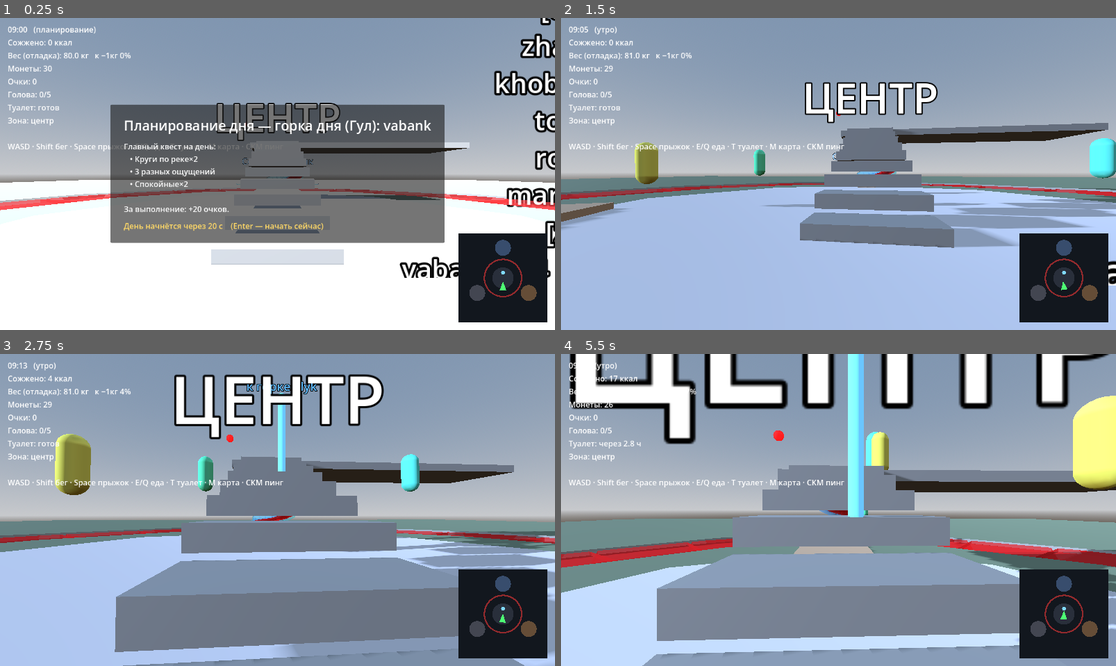
Above: before the commit, frames 1-4 (two rows, left to right).
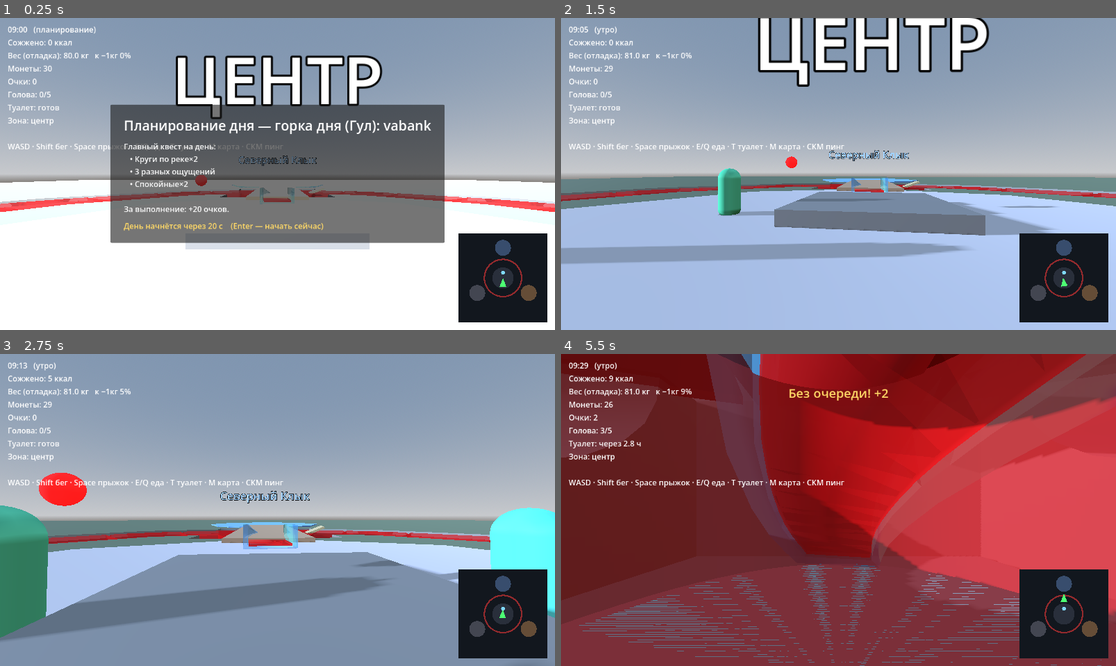
Above: after the commit, the same moments.

Repository: evangelipeep/Red-Wave
Game: Godot game, scene res://world/ParkGreybox.tscn
Two runs of this game, one before a commit and one after it. Both use one fixed random seed, a clock stepped at 60 frames per second and the inputs below. The project has no main scene, so this scene is started directly.
Inputs (mouse positions are in pixels of both pictures, inside the frame that each line leads up to):
- Up to frame 1 (0.25 s): no input
- Up to frame 2 (1.5 s): tap Enter (ui_accept) at 0.5 s; drag from (1066, 276) to (894, 105) at 0.52 s; move the mouse to (810, 174) at 1.27 s; hold W (move_forward) from 1.28 s (still down); tap E (eat_snack) at 1.35 s
- Up to frame 3 (2.75 s): keep holding W (move_forward); tap Space (jump) at 1.52 s; move the mouse to (288, 503) at 2.02 s; hold Middle mouse button (ping) from 2.03 s (still down)
- Up to frame 4 (5.5 s): keep holding W (move_forward); move the mouse to (832, 516) at 2.77 s; release Middle mouse button (ping) at 2.78 s; tap Shift (sprint) at 2.85 s; click (832, 516) at 2.92 s; tap Space (jump) at 3.02, 3.77, 4.52 s; move the mouse to (877, 513) at 3.52 s; hold T (toilet) 3.53-4.28 s; move the mouse to (794, 506) at 4.27 s; tap Q (eat_meal) at 4.35 s; move the mouse to (844, 510) at 5.02 s; hold E (eat_snack) from 5.03 s (still down); click (844, 510) at 5.17 s

The runs differ from the first frame. In frame 1, 12% of the frame differs, in the area x 0-100%, y 0-88%; in frame 2, 24%; in frame 3, 39%; in frame 4, 94%, in the area x 0-100%, y 0-100%.

Commit message:
fix(npc): наземный старт горки + NPC с коллизией + самокопающаяся яма
- горка стартует с земли и уходит в яму-бассейн (нет лестницы/телепорта, спуск совпадает с посадкой)
- NPC теперь CharacterBody3D с коллизией — не проходят сквозь игрока/объекты
- очередь на земле, игрок физически участвует; едут строго по «свободно»
- горка сама копает яму под бассейн в общем полу (группа ground)
- боковая лесенка-вылаз, выход из бассейна сбоку

Co-Authored-By: Claude Opus 4.8 <noreply@anthropic.com>

Diff:
--- a/systems/npc/NPCAgent.gd
+++ b/systems/npc/NPCAgent.gd
@@ -1,26 +1,35 @@
-extends Node3D
+extends CharacterBody3D
 class_name NPCAgent
-## Лёгкий NPC без физики: капсула, что двигается лёрпом по ключевым точкам.
-## Цикл жизни: дойти до очереди → стоять в очереди → съехать (двигает SlideRail)
-## → всплыть в бассейне → вылезти по лестнице → побродить → снова в очередь.
+## NPC с коллизией (не призрак): ходит по земле через move_and_slide, упирается в
+## игрока и друг друга. Цикл: дойти до очереди → стоять → (горка ведёт вниз) →
+## вылезти сбоку по лесенке → бродить → снова в очередь. Во время спуска/вылезания
+## коллизия выключена (едет по сплайну).
 
-enum St { GO_QUEUE, IN_QUEUE, RIDING, IN_POOL, CLIMB, WANDER }
+enum St { GO_QUEUE, IN_QUEUE, RIDING, EXIT, WANDER }
 
 @export var speed: float = 3.5
 
 var slide: SlideRail = null
 var state: int = St.WANDER
-var ride_t: float = 0.0          # прогресс спуска (двигает SlideRail)
-
-var _target: Vector3
+var ride_t: float = 0.0
+var _target: Vector3 = Vector3.ZERO
 var _wander_timer: float = 0.0
+var _grav: float = ProjectSettings.get_setting("physics/3d/default_gravity", 18.0)
+var _col: CollisionShape3D
 
 func _ready() -> void:
-	var mesh := MeshInstance3D.new()
-	var cap := CapsuleMesh.new()
+	var cap := CapsuleShape3D.new()
 	cap.radius = 0.35
 	cap.height = 1.7
-	mesh.mesh = cap
+	_col = CollisionShape3D.new()
+	_col.shape = cap
+	_col.position = Vector3(0, 0.9, 0)
+	add_child(_col)
+	var mesh := MeshInstance3D.new()
+	var cm := CapsuleMesh.new()
+	cm.radius = 0.35
+	cm.height = 1.7
+	mesh.mesh = cm
 	var mat := StandardMaterial3D.new()
 	mat.albedo_color = Color.from_hsv(randf(), 0.55, 0.9)
 	mesh.material_override = mat
@@ -29,43 +38,42 @@
 
 func setup(s: SlideRail) -> void:
 	slide = s
-	global_position = Vector3(randf_range(-15.0, 15.0), 0.2, randf_range(-4.0, 16.0))
+	global_position = Vector3(randf_range(-12.0, 12.0), 1.0, randf_range(-2.0, 14.0))
 	_go_queue()
 
 func _physics_process(delta: float) -> void:
 	if slide == null:
 		return
 	match state:
+		St.RIDING, St.EXIT:
+			return   # позицию задаёт SlideRail (коллизия выключена)
 		St.GO_QUEUE:
-			_move(delta)
-			if _arrived():
+			_step(slide.queue_back_position(), delta)
+			if _near(slide.queue_back_position()):
 				slide.join_queue(self)
 				state = St.IN_QUEUE
 		St.IN_QUEUE:
-			_target = slide.slot_position(slide.queue_index(self))
-			_move(delta)
-		St.RIDING:
-			pass   # позицию задаёт SlideRail
-		St.IN_POOL:
-			_move(delta)
-			if _arrived():
-				state = St.CLIMB
-				_target = slide.ladder_top()
-		St.CLIMB:
-			_move(delta)
-			if _arrived():
-				_wander()
+			_step(slide.slot_position(slide.queue_index(self)), delta)
 		St.WANDER:
-			_move(delta)
+			_step(_target, delta)
 			_wander_timer -= delta
-			if _arrived() or _wander_timer <= 0.0:
+			if _near(_target) or _wander_timer <= 0.0:
 				_go_queue()
 
-func _move(delta: float) -> void:
-	global_position = global_position.move_toward(_target, speed * delta)
+func _step(target: Vector3, delta: float) -> void:
+	var flat := Vector3(target.x - global_position.x, 0.0, target.z - global_position.z)
+	if flat.length() > 0.5:
+		var dir := flat.normalized()
+		velocity.x = dir.x * speed
+		velocity.z = dir.z * speed
+	else:
+		velocity.x = move_toward(velocity.x, 0.0, speed)
+		velocity.z = move_toward(velocity.z, 0.0, speed)
+	velocity.y = (velocity.y - _grav * delta) if not is_on_floor() else 0.0
+	move_and_slide()
 
-func _arrived() -> bool:
-	return global_position.distance_to(_target) < 0.6
+func _near(target: Vector3) -> bool:
+	return Vector2(target.x - global_position.x, target.z - global_position.z).length() < 0.85
 
 func _go_queue() -> void:
 	state = St.GO_QUEUE
@@ -76,12 +84,16 @@
 	_wander_timer = randf_range(3.0, 7.0)
 	_target = slide.wander_point()
 
-# --- Вызывает SlideRail. ---
+# --- Управляется SlideRail. ---
 func begin_ride() -> void:
 	state = St.RIDING
 	ride_t = 0.0
+	_col.disabled = true
 
-func reached_pool(pos: Vector3) -> void:
-	global_position = pos
-	state = St.IN_POOL
-	_target = slide.ladder_base()
+func begin_exit() -> void:
+	state = St.EXIT
+	ride_t = 0.0
+
+func end_cycle() -> void:
+	_col.disabled = false
+	_wander()
--- a/systems/slide/SlideRail.gd
+++ b/systems/slide/SlideRail.gd
@@ -1,9 +1,10 @@
 extends Node3D
 class_name SlideRail
-## Горка с ЖИВОЙ очередью. Слот «занят» весь цикл ездока: следующий стартует только
-## когда предыдущий скатился И вылез из бассейна (NPC доходит до WANDER, игрок выплыл).
-## Игрок учитывается честно: при входе в очередь запоминаем, сколько NPC впереди;
-## новые NPC встают позади. Светофор: зелёный = твоя очередь. NPC выходят сбоку.
+## Горка с НАЗЕМНЫМ стартом: посадка на земле → спуск по сплайну вниз в бассейн-яму.
+## Никакой лестницы наверх — нет телепорта, спуск совпадает с местом посадки.
+## Очередь на земле: NPC (с коллизией) и игрок стоят в линию; кто впереди и слот
+## свободен — тот едет. Слот занят весь цикл (пока предыдущий не вылез из бассейна).
+## Яму под бассейн горка копает сама в общем полу (узел в группе "ground").
 
 @export var slide_id: String = "klyk"
 @export var base_speed: float = 6.0
@@ -13,25 +14,27 @@
 @export var build_access: bool = true
 
 const NPC_RIDE_DURATION := 3.0
-const OCCUPY_TIMEOUT := 9.0   # страховка: освободить слот, даже если ездок «завис»
+const NPC_EXIT_DURATION := 1.5
+const OCCUPY_TIMEOUT := 10.0
 
 var _path: Path3D
 var _follow: PathFollow3D
 var _mount: Area3D
 var _rider: PlayerController = null
 var _npc_rider: NPCAgent = null
+var _npc_phase: int = 0          # 0 — спуск, 1 — вылезание по лесенке
 var _speed: float = 0.0
-var _gravity: float = ProjectSettings.get_setting("physics/3d/default_gravity", 9.8)
-
-var _npc_queue: Array = []          # только NPC, по порядку
+var _gravity: float = ProjectSettings.get_setting("physics/3d/default_gravity", 18.0)
+
+var _npc_queue: Array = []
 var _player_waiting: bool = false
 var _player_ref: PlayerController = null
-var _player_ahead: int = 0          # сколько NPC впереди игрока (снимок при входе)
+var _player_ahead: int = 0
 var _player_wait: float = 0.0
 var _player_no_wait: bool = false
 var _was_player_next: bool = false
 
-var _occupied: bool = false         # слот занят (ездок не вылез из бассейна)
+var _occupied: bool = false
 var _occupant: Object = null
 var _occupy_t: float = 0.0
 var _occ_player_swam: bool = false
@@ -48,14 +51,14 @@
 	add_to_group("slide")
 	_setup_path()
 	_setup_follow()
+	_top_local = _path.curve.get_point_position(0)
 	_setup_mount()
-	_top_local = _path.curve.get_point_position(0)
 	_build_visuals()
 	_build_pool()
 	_build_ladder()
 	_build_light()
 	if build_access and build_demo_curve:
-		_build_access_stairs(_top_local)
+		_build_boarding()
 
 func _setup_path() -> void:
 	_path = get_node_or_null("Path") as Path3D
@@ -69,9 +72,10 @@
 		_build_demo_curve(_path.curve)
 
 func _build_demo_curve(c: Curve3D) -> void:
+	# Старт у земли (y≈0.6) → плавный спуск в яму-бассейн.
 	var pts := [
-		Vector3(0, 4.5, 0), Vector3(0, 3.6, -5), Vector3(2.5, 2.6, -9),
-		Vector3(2.5, 1.6, -13), Vector3(-1, 0.8, -17), Vector3(0, 0.3, -21),
+		Vector3(0, 0.6, 4), Vector3(0, 0.2, 0), Vector3(1.4, -1.6, -4),
+		Vector3(0, -3.6, -8), Vector3(0, -5.3, -11),
 	]
 	for p in pts:
 		c.add_point(p)
@@ -99,27 +103,18 @@
 	cs.shape = box
 	_mount.add_child(cs)
 	add_child(_mount)
-	_mount.global_position = _path.to_global(_path.curve.get_point_position(0))
+	_mount.global_position = to_global(_top_local)
 	_mount.body_entered.connect(_on_mount_body_entered)
 	_mount.body_exited.connect(_on_mount_body_exited)
 
-func _build_access_stairs(top: Vector3) -> void:
-	var steps := 10
-	for i in range(steps):
-		var f := float(i) / float(steps - 1)
-		var step := CSGBox3D.new()
-		step.size = Vector3(3, 0.4, 1.2)
-		step.use_collision = true
-		step.position = Vector3(top.x, top.y * f - 0.2, top.z + float(steps - i) * 1.2)
-		add_child(step)
-	# Площадка на самом верху: стыкуется с лестницей (край z=1.2) и тянется вбок (+X)
-	# под очередь. НЕ заходит на ступени, иначе игрок упирается в неё снизу.
-	var plat := CSGBox3D.new()
-	plat.name = "TopPlatform"
-	plat.size = Vector3(16, 0.4, 4.2)
-	plat.use_collision = true
-	plat.position = Vector3(top.x + 6.0, top.y - 0.2, top.z - 0.9)
-	add_child(plat)
+func _build_boarding() -> void:
+	# Площадка посадки на земле (старт сплайна на ней).
+	var pad := CSGBox3D.new()
+	pad.name = "Boarding"
+	pad.size = Vector3(5, 1.2, 5)
+	pad.use_collision = true
+	pad.position = Vector3(_top_local.x, _top_local.y - 0.6, _top_local.z)
+	add_child(pad)
 
 func _make_material(col: Color, transparent: bool) -> StandardMaterial3D:
 	var m := StandardMaterial3D.new()
@@ -165,7 +160,16 @@
 
 func _build_pool() -> void:
 	var end := _path.curve.get_point_position(_path.curve.point_count - 1)
-	_pool_center = Vector3(end.x, 0, end.z - 3)
+	_pool_center = Vector3(end.x, 0, end.z - 2)
+
+	# Копаем яму в общем полу (узел группы "ground"), если он есть.
+	var ground := get_tree().get_first_node_in_group("ground")
+	if ground != null:
+		var pit := CSGBox3D.new()
+		pit.operation = CSGShape3D.OPERATION_SUBTRACTION
+		pit.size = Vector3(_pool_radius * 2 + 2, 8, _pool_radius * 2 + 2)
+		ground.add_child(pit)
+		pit.global_position = to_global(Vector3(_pool_center.x, -2, _pool_center.z))
 
 	var basin := CSGCylinder3D.new()
 	basin.name = "BasinFloor"
@@ -199,7 +203,6 @@
 	add_child(area)
 
 func _build_ladder() -> void:
-	# Лесенка СБОКУ бассейна (+X) — NPC всегда выходят сбоку.
 	var base := _ladder_base_local()
 	var top := _ladder_top_local()
 	var ramp := CSGBox3D.new()
@@ -212,7 +215,7 @@
 	add_child(ramp)
 
 func _build_light() -> void:
-	var post_local := _top_local + Vector3(-2.4, 1.4, -0.5)
+	var post_local := _top_local + Vector3(-3.0, 1.0, 0)
 	_light_red = _light_sphere(Color(1, 0.1, 0.1), post_local + Vector3(0, 0.35, 0))
 	_light_green = _light_sphere(Color(0.1, 1, 0.2), post_local)
 	_light_green.visible = false
@@ -232,10 +235,9 @@
 	add_child(m)
 	return m
 
-# --- Геометрия для NPC (мировые координаты). Очередь по центру, за стартом. ---
+# --- Геометрия для NPC (мир). Очередь на земле, вбок (+X) от посадки. ---
 func slot_position(i: int) -> Vector3:
-	# Очередь уходит вбок (+X) по площадке, фронт у старта.
-	return to_global(_top_local + Vector3(1.6 + float(i) * 1.3, 0, 0))
+	return to_global(Vector3(2.0 + float(i) * 1.3, 0.2, _top_local.z))
 
 func queue_back_position() -> Vector3:
 	return slot_position(_npc_queue.size())
@@ -251,16 +253,13 @@
 	_npc_queue.erase(agent)
 
 func wander_point() -> Vector3:
-	return Vector3(randf_range(-20.0, 20.0), 0.2, randf_range(-8.0, 16.0))
+	return Vector3(randf_range(-18.0, 18.0), 0.2, randf_range(-2.0, 16.0))
 
 func _ladder_base_local() -> Vector3:
 	return _pool_center + Vector3(_pool_radius - 0.4, _pool_surface_y, 0)
 
 func _ladder_top_local() -> Vector3:
 	return _pool_center + Vector3(_pool_radius + 0.9, 0.4, 0)
-
-func ladder_base() -> Vector3:
-	return to_global(_ladder_base_local())
 
 func ladder_top() -> Vector3:
 	return to_global(_ladder_top_local())
@@ -269,7 +268,7 @@
 	var baked_len := _path.curve.get_baked_length()
 	return _path.to_global(_path.curve.sample_baked(clampf(t, 0.0, 1.0) * baked_len))
 
-# --- Игрок входит/выходит из очереди. ---
+# --- Игрок входит/выходит из очереди (зона посадки на земле). ---
 func _on_mount_body_entered(body: Node3D) -> void:
 	if not (body is PlayerController):
 		return
@@ -281,7 +280,7 @@
 		return
 	_player_waiting = true
 	_player_ref = body
-	_player_ahead = _npc_queue.size()   # снимок: новые NPC встанут позади
+	_player_ahead = _npc_queue.size()
 	_player_wait = 0.0
 
 func _on_mount_body_exited(body: Node3D) -> void:
@@ -310,14 +309,14 @@
 	var done := false
 	if _occupant is NPCAgent:
 		if (_occupant as NPCAgent).state == NPCAgent.St.WANDER:
-			done = true   # NPC вылез из бассейна и пошёл бродить
+			done = true
 	elif _occupant is PlayerController:
 		if _rider == null:
 			var pl := _occupant as PlayerController
 			if pl.swimming:
 				_occ_player_swam = true
 			elif _occ_player_swam:
-				done = true   # игрок выплыл из бассейна
+				done = true
 	if _occupy_t > OCCUPY_TIMEOUT:
 		done = true
 	if done:
@@ -326,16 +325,16 @@
 		_occ_player_swam = false
 
 func _dispatch() -> void:
-	# Приоритет игроку, когда впереди никого не осталось.
 	if _player_waiting and _player_ahead <= 0:
 		_start_ride_player()
 		return
 	if not _npc_queue.is_empty():
 		var front: NPCAgent = _npc_queue[0]
 		if front.state == NPCAgent.St.IN_QUEUE \
-			and front.global_position.distance_to(slot_position(0)) < 1.6:
+			and front.global_position.distance_to(slot_position(0)) < 1.8:
 			_npc_queue.pop_front()
 			_npc_rider = front
+			_npc_phase = 0
 			_occupied = true
 			_occupant = front
 			_occupy_t = 0.0
@@ -374,13 +373,21 @@
 		_finish()
 
 func _drive_npc(delta: float) -> void:
-	_npc_rider.ride_t += delta / NPC_RIDE_DURATION
-	var t := clampf(_npc_rider.ride_t, 0.0, 1.0)
-	_npc_rider.global_position = ride_point(t)
-	if t >= 1.0:
-		var done := _npc_rider
-		_npc_rider = null
-		done.reached_pool(ride_point(1.0))
+	if _npc_phase == 0:
+		_npc_rider.ride_t += delta / NPC_RIDE_DURATION
+		var t := clampf(_npc_rider.ride_t, 0.0, 1.0)
+		_npc_rider.global_position = ride_point(t)
+		if t >= 1.0:
+			_npc_rider.begin_exit()
+			_npc_phase = 1
+	else:
+		_npc_rider.ride_t += delta / NPC_EXIT_DURATION
+		var t := clampf(_npc_rider.ride_t, 0.0, 1.0)
+		_npc_rider.global_position = ride_point(1.0).lerp(ladder_top(), t)
+		if t >= 1.0:
+			var done := _npc_rider
+			_npc_rider = null
+			done.end_cycle()
 
 func _update_light() -> void:
 	var player_next := _player_waiting and _player_ahead <= 0 and not _occupied \
--- a/world/ParkBuilder.gd
+++ b/world/ParkBuilder.gd
@@ -4,7 +4,6 @@
 ## Горка ставится отдельно (сцена), сюда — копаем под её бассейн яму.
 ## NavMesh отложен до NPC (фаза 2): без агентов он невидим.
 
-const SLIDE_PIT_CENTER := Vector3(0, -2, -30)   # под бассейн горки (SlideRail в (0,0,-6))
 const RIVER_RADIUS := 21.0
 const RIVER_SURFACE_Y := -0.3
 
@@ -37,6 +36,7 @@
 	var ground := CSGCombiner3D.new()
 	ground.name = "Ground"
 	ground.use_collision = true
+	ground.add_to_group("ground")   # горки сами выкопают ямы под бассейны
 	add_child(ground)
 
 	var floor_box := CSGBox3D.new()
@@ -44,13 +44,6 @@
 	floor_box.position = Vector3(0, -7, 0)
 	floor_box.material = _mat(Color(0.45, 0.5, 0.42))
 	ground.add_child(floor_box)
-
-	# Яма под бассейн горки.
-	var pit := CSGBox3D.new()
-	pit.size = Vector3(11, 8, 11)
-	pit.position = SLIDE_PIT_CENTER
-	pit.operation = CSGShape3D.OPERATION_SUBTRACTION
-	ground.add_child(pit)
 
 	# Траншея под реку-кольцо.
 	var trench := CSGTorus3D.new()
--- a/world/ParkGreybox.tscn
+++ b/world/ParkGreybox.tscn
@@ -49,7 +49,7 @@
 transform = Transform3D(1, 0, 0, 0, 1, 0, 0, 0, 1, 0, 0, -6)
 
 [node name="Player" parent="." instance=ExtResource("4")]
-transform = Transform3D(1, 0, 0, 0, 1, 0, 0, 0, 1, 0, 1.5, 10)
+transform = Transform3D(1, 0, 0, 0, 1, 0, 0, 0, 1, 0, 1.5, 6)
 
 [node name="HUD" parent="." instance=ExtResource("6")]
 
--- a/world/TestPlayground.tscn
+++ b/world/TestPlayground.tscn
@@ -31,17 +31,12 @@
 script = ExtResource("4")
 world_env = NodePath("../WorldEnvironment")
 
-[node name="Ground" type="CSGCombiner3D" parent="."]
+[node name="Ground" type="CSGCombiner3D" parent="." groups=["ground"]]
 use_collision = true
 
 [node name="Floor" type="CSGBox3D" parent="Ground"]
 transform = Transform3D(1, 0, 0, 0, 1, 0, 0, 0, 1, 0, -7, 0)
 size = Vector3(80, 14, 80)
-
-[node name="Pit" type="CSGBox3D" parent="Ground"]
-transform = Transform3D(1, 0, 0, 0, 1, 0, 0, 0, 1, 0, -2, -24)
-operation = 2
-size = Vector3(11, 8, 11)
 
 [node name="SlideRail" parent="." instance=ExtResource("2")]
 
